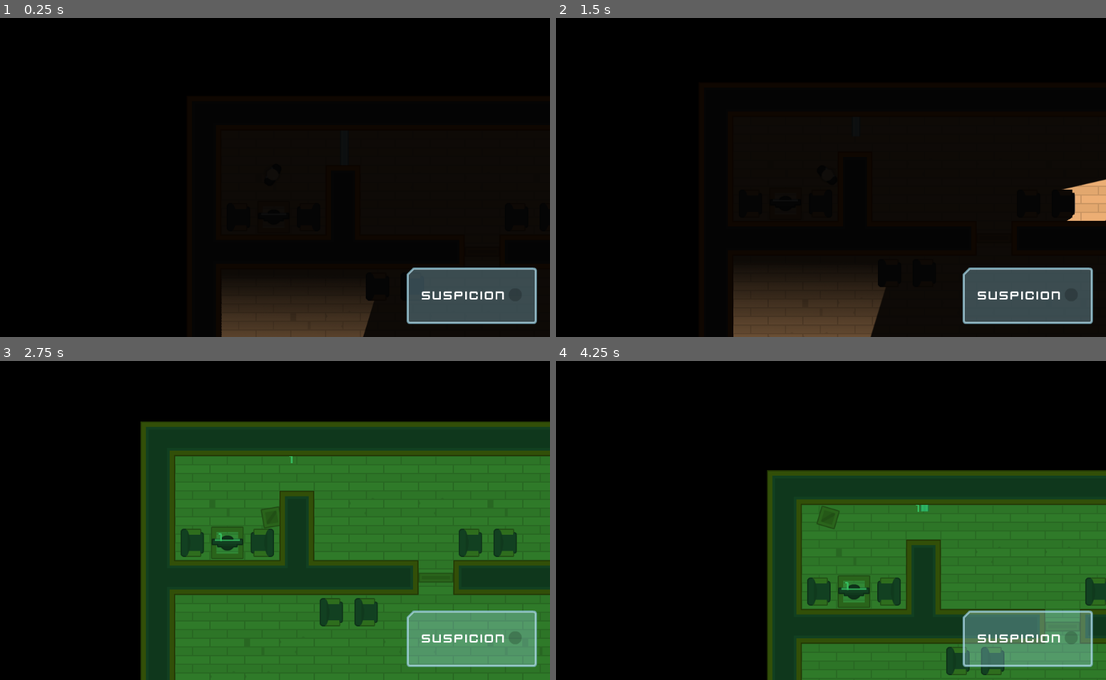
Above: before the commit, frames 1-4 (two rows, left to right).
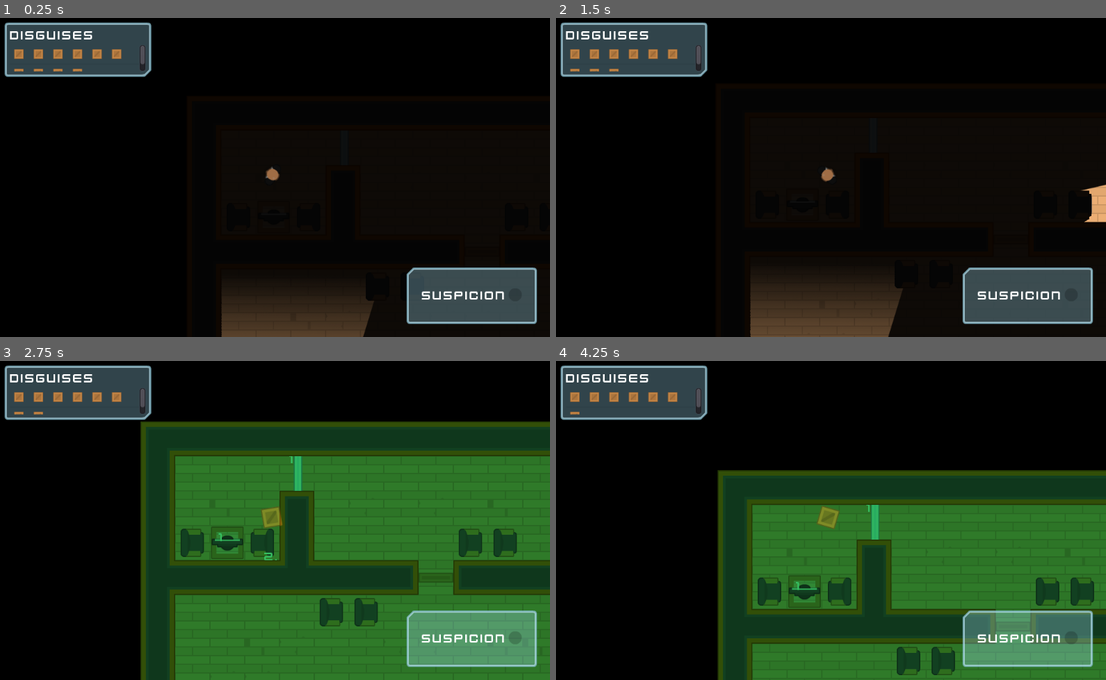
Above: after the commit, the same moments.

Repository: axsaucedo/godot-2d-game
Game: Godot game, scene res://Levels/Level1.tscn
Two runs of this game, one before a commit and one after it. Both use one fixed random seed, a clock stepped at 60 frames per second and the inputs below.
Inputs (mouse positions are in pixels of both pictures, inside the frame that each line leads up to):
- Up to frame 1 (0.25 s): no input
- Up to frame 2 (1.5 s): tap Enter at 0.5 s; move the mouse to (1040, 250) at 0.52 s; hold D (move_right) 0.53-1.28 s; tap E (toggle_disguise) at 0.6, 1.35 s; click (1040, 250) at 0.67 s; move the mouse to (853, 148) at 1.27 s; hold S (move_down) from 1.28 s (still down); click (853, 148) at 1.42 s
- Up to frame 3 (2.75 s): move the mouse to (231, 523) at 2.02 s; release S (move_down) at 2.03 s; hold D (move_right) from 2.03 s (still down); tap Space (toggle_vision_mode) at 2.1 s; click (231, 523) at 2.17 s; tap E (toggle_disguise) at 2.3 s
- Up to frame 4 (4.25 s): tap Space (toggle_vision_mode) at 2.75 s; move the mouse to (798, 581) at 2.77 s; release D (move_right) at 2.78 s; hold W (move_up) 2.78-3.53 s; tap E (toggle_disguise) at 2.85, 3.6 s; click (798, 581) at 2.92 s; move the mouse to (996, 565) at 3.52 s; hold A (move_left) from 3.53 s (still down)

The runs differ from the first frame. In frame 1, 4.7% of the frame differs, in the area x 0-51%, y 1-51%; in frame 2, 6.3%; in frame 3, 5.0%; in frame 4, 20%, in the area x 0-100%, y 1-100%.
Error in both runs: Invalid get index '0' (on base: 'PoolVector2Array'). (res://Characters/NPCs/Guard.gd:22)

Commit message:
Added functionality for gui to display boxes

Diff:
--- a/Characters/Player.tscn
+++ b/Characters/Player.tscn
@@ -1,11 +1,29 @@
-[gd_scene load_steps=3 format=2]
+[gd_scene load_steps=5 format=2]
 
 [ext_resource path="res://Characters/TemplateCharacter.tscn" type="PackedScene" id=1]
 [ext_resource path="res://Player.gd" type="Script" id=2]
+[ext_resource path="res://assets/GFX/PNG/Hitman 1/hitman1_stand.png" type="Texture" id=3]
+[ext_resource path="res://Interface/Theme.tres" type="Theme" id=4]
 
 [node name="Player" instance=ExtResource( 1 )]
 collision_mask = 14
 script = ExtResource( 2 )
 
-[node name="Torch" parent="." index="3"]
-visible = false
+[node name="Light2D" type="Light2D" parent="." index="3"]
+texture = ExtResource( 3 )
+energy = 0.75
+
+[node name="Timer" type="Timer" parent="." index="4"]
+one_shot = true
+
+[node name="DisguiseLabel" type="Label" parent="." index="5"]
+margin_left = 24.0
+margin_top = -56.0
+margin_right = 92.0
+margin_bottom = -29.0
+theme = ExtResource( 4 )
+text = "0.00"
+__meta__ = {
+"_edit_use_anchors_": false
+}
+[connection signal="timeout" from="Timer" to="." method="reveal"]
--- /dev/null
+++ b/Interface/DisguiseDisplay.gd
@@ -0,0 +1,9 @@
+extends ItemList
+
+const BOX_SPRITE = "res://assets/GFX/PNG/Tiles/tile_130.png"
+
+func update_disguises(number):
+	print(number)
+	clear()
+	for disguises in range(number):
+		add_icon_item(load(BOX_SPRITE), false)
--- a/Interface/GUI.tscn
+++ b/Interface/GUI.tscn
@@ -1,10 +1,12 @@
-[gd_scene load_steps=6 format=2]
+[gd_scene load_steps=8 format=2]
 
 [ext_resource path="res://assets/GFX/Interface/PNG/dotRed.png" type="Texture" id=1]
 [ext_resource path="res://assets/GFX/Interface/PNG/glassPanel_cornerTL.png" type="Texture" id=2]
 [ext_resource path="res://assets/GFX/Interface/PNG/dot_shadow.png" type="Texture" id=3]
 [ext_resource path="res://Interface/Theme.tres" type="Theme" id=4]
 [ext_resource path="res://Interface/SuspicionMeter.gd" type="Script" id=5]
+[ext_resource path="res://assets/GFX/Interface/PNG/glassPanel_cornerBR.png" type="Texture" id=6]
+[ext_resource path="res://Interface/DisguiseDisplay.gd" type="Script" id=7]
 
 [node name="GUI" type="CanvasLayer"]
 
@@ -17,7 +19,50 @@
 "_edit_use_anchors_": false
 }
 
-[node name="NinePatchRect" type="NinePatchRect" parent="Control"]
+[node name="DisguiseContainer" type="NinePatchRect" parent="Control"]
+margin_left = 20.0
+margin_top = 20.0
+margin_right = 290.0
+margin_bottom = 120.0
+texture = ExtResource( 6 )
+patch_margin_left = 12
+patch_margin_top = 12
+patch_margin_right = 12
+patch_margin_bottom = 12
+__meta__ = {
+"_edit_use_anchors_": false
+}
+
+[node name="VBoxContainer" type="VBoxContainer" parent="Control/DisguiseContainer"]
+anchor_right = 1.0
+anchor_bottom = 1.0
+margin_left = 10.0
+margin_top = 10.0
+margin_right = -10.0
+margin_bottom = -10.0
+__meta__ = {
+"_edit_use_anchors_": false
+}
+
+[node name="Label" type="Label" parent="Control/DisguiseContainer/VBoxContainer"]
+margin_right = 250.0
+margin_bottom = 27.0
+text = "Disguises"
+
+[node name="DisguiseDisplay" type="ItemList" parent="Control/DisguiseContainer/VBoxContainer" groups=[
+"DisguiseDisplay",
+]]
+margin_top = 31.0
+margin_right = 250.0
+margin_bottom = 80.0
+size_flags_horizontal = 3
+size_flags_vertical = 3
+max_columns = 7
+same_column_width = true
+icon_scale = 0.5
+script = ExtResource( 7 )
+
+[node name="SuspicionContainer" type="NinePatchRect" parent="Control"]
 anchor_left = 1.0
 anchor_top = 1.0
 anchor_right = 1.0
@@ -35,7 +80,7 @@
 "_edit_use_anchors_": false
 }
 
-[node name="CenterContainer" type="CenterContainer" parent="Control/NinePatchRect"]
+[node name="CenterContainer" type="CenterContainer" parent="Control/SuspicionContainer"]
 anchor_right = 1.0
 anchor_bottom = 1.0
 margin_left = 6.0
@@ -43,18 +88,18 @@
 margin_right = -6.0
 margin_bottom = -6.0
 
-[node name="HBoxContainer" type="HBoxContainer" parent="Control/NinePatchRect/CenterContainer"]
+[node name="HBoxContainer" type="HBoxContainer" parent="Control/SuspicionContainer/CenterContainer"]
 margin_left = 22.0
 margin_top = 32.0
 margin_right = 206.0
 margin_bottom = 59.0
 
-[node name="Label" type="Label" parent="Control/NinePatchRect/CenterContainer/HBoxContainer"]
+[node name="Label" type="Label" parent="Control/SuspicionContainer/CenterContainer/HBoxContainer"]
 margin_right = 156.0
 margin_bottom = 27.0
 text = "Suspicion"
 
-[node name="SuspicionMeter" type="TextureProgress" parent="Control/NinePatchRect/CenterContainer/HBoxContainer" groups=[
+[node name="SuspicionMeter" type="TextureProgress" parent="Control/SuspicionContainer/CenterContainer/HBoxContainer" groups=[
 "SuspicionMeter",
 ]]
 margin_left = 160.0
--- a/Interface/Theme.tres
+++ b/Interface/Theme.tres
@@ -9,6 +9,8 @@
 [sub_resource type="DynamicFont" id=1]
 size = 18
 font_data = ExtResource( 5 )
+
+[sub_resource type="StyleBoxEmpty" id=3]
 
 [sub_resource type="DynamicFont" id=2]
 size = 24
@@ -27,6 +29,20 @@
 Button/styles/hover = ExtResource( 2 )
 Button/styles/normal = ExtResource( 1 )
 Button/styles/pressed = ExtResource( 3 )
+ItemList/colors/font_color = Color( 0.63, 0.63, 0.63, 1 )
+ItemList/colors/font_color_selected = Color( 1, 1, 1, 1 )
+ItemList/colors/guide_color = Color( 0, 0, 0, 0.1 )
+ItemList/constants/hseparation = 4
+ItemList/constants/icon_margin = 4
+ItemList/constants/line_separation = 2
+ItemList/constants/vseparation = 2
+ItemList/fonts/font = null
+ItemList/styles/bg = SubResource( 3 )
+ItemList/styles/bg_focus = null
+ItemList/styles/cursor = null
+ItemList/styles/cursor_unfocused = null
+ItemList/styles/selected = null
+ItemList/styles/selected_focus = null
 Label/colors/font_color = Color( 1, 1, 1, 1 )
 Label/colors/font_color_shadow = Color( 0, 0, 0, 0 )
 Label/colors/font_outline_modulate = Color( 1, 1, 1, 1 )
--- a/Levels/Level1.tscn
+++ b/Levels/Level1.tscn
@@ -49,6 +49,10 @@
 collision_mask = 5
 tile_data = PoolIntArray( 196609, -1610612734, 0, 196610, -1073741824, 0, 196611, -1073741822, 0, 196617, -1610612734, 0, 196618, -1610612734, 0, 262151, -1610612734, 0, 327685, -1610612734, 0, 327686, -1610612734, 0, 655374, 2, 0, 720906, 0, 0, 1048578, 1, 0, 1048579, 3, 0 )
 
+[node name="Player" parent="." index="1"]
+disguise_duration = 3
+number_of_disguises = 10
+
 [node name="Camera" parent="Cameras" index="0" instance=ExtResource( 2 )]
 position = Vector2( 856.187, 153.467 )
 rotation = 3.14159
--- a/Player.gd
+++ b/Player.gd
@@ -3,18 +3,31 @@
 var motion = Vector2()
 
 const PLAYER_SPRITE = "res://assets/GFX/PNG/Hitman 1/hitman1_stand.png"
+const PLAYER_LIGHT = "res://assets/GFX/PNG/Hitman 1/hitman1_stand.png"
 const BOX_SPRITE = "res://assets/GFX/PNG/Tiles/tile_130.png"
+const BOX_LIGHT = "res://assets/GFX/PNG/Tiles/tile_130.png"
 const PLAYER_OCCLUDER = "res://Characters/HumanOccluder.tres"
 const BOX_OCCLUDER = "res://Characters/BoxOccluder.tres"
 
+var velocity_multiplier = 1
 var disguised = false
+
+export var disguise_slowdown = 0.25
+export var disguise_duration = 5
+export var number_of_disguises = 3
 
 func _ready():
 	AudioServer.set_bus_volume_db(0, -12)
+	$Timer.wait_time = disguise_duration
+	update_disguise_display()
+	reveal()
 
 func _physics_process(delta):
 	update_movement()
-	move_and_slide(motion)
+	move_and_slide(motion * velocity_multiplier)
+	if disguised:
+		$DisguiseLabel.text = str($Timer.time_left).pad_decimals(2)
+		$DisguiseLabel.rect_rotation = -rotation_degrees
 
 func update_movement():
 	look_at(get_global_mouse_position())
@@ -41,17 +54,29 @@
 func toggle_disguise():
 	if disguised:
 		reveal()
-	else:
+	elif number_of_disguises > 0:
 		disguise()
 
 func reveal():
 	$Sprite.texture = load(PLAYER_SPRITE)
+	$Light2D.texture = load(PLAYER_LIGHT)
 	$LightOccluder2D.occluder = load(PLAYER_OCCLUDER)
+	$DisguiseLabel.hide()
+	velocity_multiplier = 1
 	disguised = false
 	collision_layer = 1
 
 func disguise():
 	$Sprite.texture = load(BOX_SPRITE)
+	$Light2D.texture = load(BOX_LIGHT)
 	$LightOccluder2D.occluder = load(BOX_OCCLUDER)
+	$DisguiseLabel.show()
+	velocity_multiplier = disguise_slowdown
+	number_of_disguises -= 1
+	update_disguise_display()
 	disguised = true
 	collision_layer = 16
+	$Timer.start()
+
+func update_disguise_display():
+	get_tree().call_group("DisguiseDisplay", "update_disguises", number_of_disguises)
Binary file added: Exported/HTML/HeistMeisters.png
Not shown, added: Exported/HTML/HeistMeisters.png.import
Binary file added: Exported/HTML/favicon.png
Not shown, added: Exported/HTML/favicon.png.import
Not shown: 1 places in Interface/Theme.tres that only renumber resources
Not shown, added: export_presets.cfg
Not shown, added: Exported/HTML/HeistMeisters.html
Not shown, added: Exported/HTML/HeistMeisters.js
Not shown, added: Exported/HTML/HeistMeisters.pck
Not shown, added: Exported/HTML/HeistMeisters.wasm
